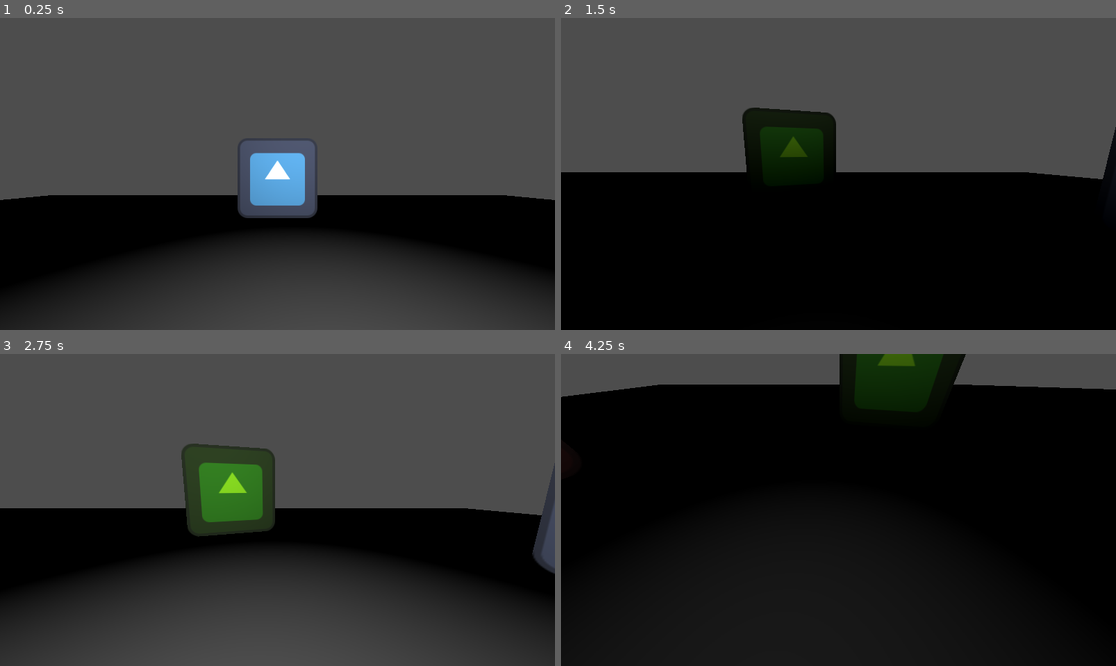
Above: before the commit, frames 1-4 (two rows, left to right).
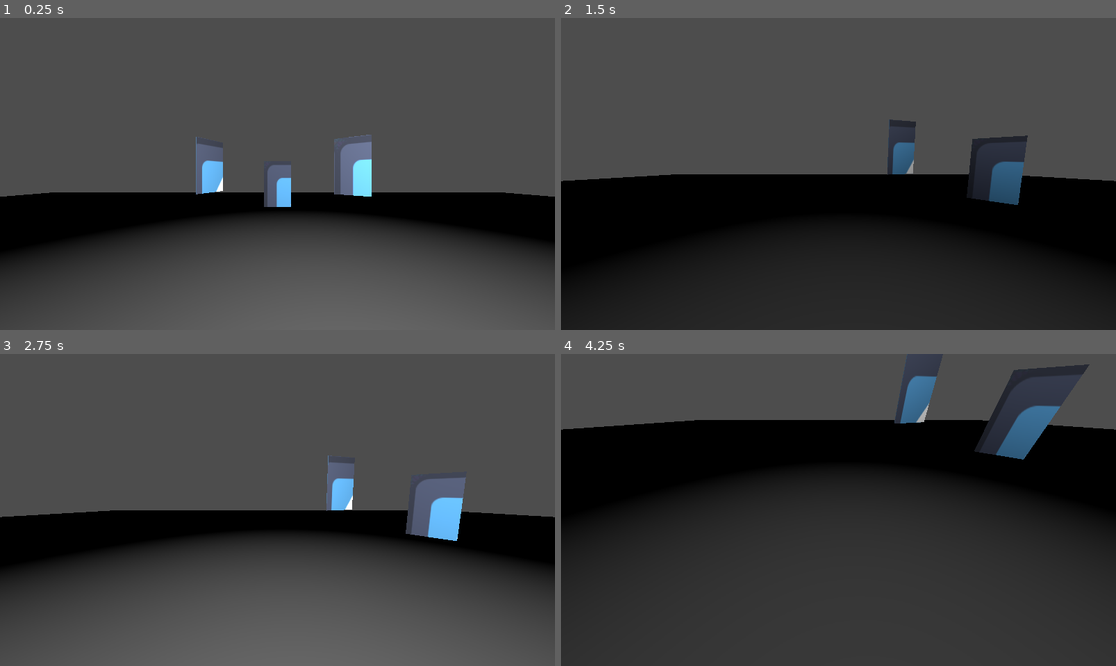
Above: after the commit, the same moments.

Repository: ISAKUTOKI/Project-3
Game: Godot game, scene res://scenes/main_scene.tscn
The game is run twice, just before and just after one commit, with the same random seed, the same clock (stepped at 60 frames per second) and the same inputs. Before the commit the project has no main scene; this scene is started directly in both runs. The engine's default icon, where the game draws it, is replaced by a stand-in: a white triangle on a blue panel in a dark square.
Inputs (mouse positions are in pixels of both pictures, inside the frame that each line leads up to):
- Up to frame 1 (0.25 s): no input
- Up to frame 2 (1.5 s): move the mouse to (960, 158) at 0.52 s; hold Alt (change_mouse_visiable, bound only before the commit) 0.53-1.28 s; click (960, 158) at 0.8 s; move the mouse to (810, 174) at 1.27 s; click (810, 174) at 1.35 s
- Up to frame 3 (2.75 s): tap Alt (change_mouse_visiable, bound only before the commit) at 1.55 s; move the mouse to (333, 441) at 2.02 s; hold Alt (change_mouse_visiable, bound only before the commit) from 2.03 s (still down); click (333, 441) at 2.3 s
- Up to frame 4 (4.25 s): move the mouse to (832, 516) at 2.77 s; release Alt (change_mouse_visiable, bound only before the commit) at 2.78 s; click (832, 516) at 2.85 s; tap Alt (change_mouse_visiable, bound only before the commit) at 3.05 s; move the mouse to (1005, 556) at 3.52 s; tap F at 3.6 s; click (1005, 556) at 3.8 s; right-click (1005, 556) at 4.15 s

The runs differ from the first frame. In frame 1, 37% of the frame differs, in the area x 0-100%, y 37-100%; in frame 2, 28%; in frame 3, 41%; in frame 4, 68%, in the area x 0-100%, y 0-100%.

Commit message:
2025/06/17
搭建大致框架

Diff:
--- a/PlantSomeFlowers/project.godot
+++ b/PlantSomeFlowers/project.godot
@@ -11,6 +11,7 @@
 [application]
 
 config/name="PlantSomeFlowers"
+run/main_scene="res://scenes/main_scene.tscn"
 config/features=PackedStringArray("4.3", "Mobile")
 config/icon="res://icon.svg"
 
@@ -29,11 +30,26 @@
 
 [input]
 
-change_mouse_visiable={
+change_camera_rotatable={
 "deadzone": 0.5,
 "events": [Object(InputEventKey,"resource_local_to_scene":false,"resource_name":"","device":-1,"window_id":0,"alt_press …(195 unchanged characters)…
 ]
 }
+click={
+"deadzone": 0.5,
+"events": [Object(InputEventMouseButton,"resource_local_to_scene":false,"resource_name":"","device":-1,"window_id":0,"alt_pressed":false,"shift_pressed":false,"ctrl_pressed":false,"meta_pressed":false,"button_mask":0,"position":Vector2(0, 0),"global_position":Vector2(0, 0),"factor":1.0,"button_index":1,"canceled":false,"pressed":false,"double_click":false,"script":null)
+]
+}
+cancel={
+"deadzone": 0.5,
+"events": [Object(InputEventMouseButton,"resource_local_to_scene":false,"resource_name":"","device":-1,"window_id":0,"alt_pressed":false,"shift_pressed":false,"ctrl_pressed":false,"meta_pressed":false,"button_mask":0,"position":Vector2(0, 0),"global_position":Vector2(0, 0),"factor":1.0,"button_index":2,"canceled":false,"pressed":false,"double_click":false,"script":null)
+]
+}
+
+[layer_names]
+
+3d_render/layer_1="ground"
+3d_render/layer_2="card"
 
 [rendering]
 
--- /dev/null
+++ b/PlantSomeFlowers/scenes/card.tscn
@@ -0,0 +1,40 @@
+[gd_scene load_steps=9 format=3 uid="uid://crwsqfckfxrt5"]
+
+[ext_resource type="Script" path="res://scripts/card.gd" id="1_csq2x"]
+[ext_resource type="Shader" path="res://shaders/model_based_outline.gdshader" id="2_83ukw"]
+[ext_resource type="Texture2D" uid="uid://cv2a6bweh3sas" path="res://icon.svg" id="2_yk8gg"]
+[ext_resource type="Script" path="res://scripts/outline_highlighter.gd" id="4_m77ar"]
+
+[sub_resource type="ShaderMaterial" id="ShaderMaterial_t0q1n"]
+render_priority = 0
+shader = ExtResource("2_83ukw")
+shader_parameter/color = Color(1, 1, 1, 1)
+shader_parameter/thickness = 1.05
+
+[sub_resource type="StandardMaterial3D" id="StandardMaterial3D_ne5ma"]
+next_pass = SubResource("ShaderMaterial_t0q1n")
+albedo_texture = ExtResource("2_yk8gg")
+heightmap_enabled = true
+heightmap_scale = 16.0
+
+[sub_resource type="BoxMesh" id="BoxMesh_8w5yy"]
+material = SubResource("StandardMaterial3D_ne5ma")
+size = Vector3(0.5, 0.85, 0.01)
+
+[sub_resource type="BoxShape3D" id="BoxShape3D_8d1w4"]
+size = Vector3(0.5, 0.85, 0.01)
+
+[node name="Card" type="StaticBody3D"]
+collision_layer = 2
+collision_mask = 0
+script = ExtResource("1_csq2x")
+
+[node name="View" type="MeshInstance3D" parent="."]
+layers = 2
+mesh = SubResource("BoxMesh_8w5yy")
+
+[node name="Collider" type="CollisionShape3D" parent="."]
+shape = SubResource("BoxShape3D_8d1w4")
+
+[node name="OutlineHighlighter" type="Node" parent="."]
+script = ExtResource("4_m77ar")
--- /dev/null
+++ b/PlantSomeFlowers/scenes/main_camera.tscn
@@ -0,0 +1,18 @@
+[gd_scene load_steps=4 format=3 uid="uid://d264myuaqqn1e"]
+
+[ext_resource type="Script" path="res://scripts/main_camera.gd" id="1_4n7yu"]
+[ext_resource type="Script" path="res://scripts/camera_ray_cast.gd" id="2_3yjb3"]
+[ext_resource type="Script" path="res://scripts/click_card.gd" id="3_sec2l"]
+
+[node name="MainCamera" type="Camera3D"]
+script = ExtResource("1_4n7yu")
+
+[node name="RayCast" type="RayCast3D" parent="."]
+target_position = Vector3(0, 0, 0)
+collision_mask = 2
+debug_shape_custom_color = Color(1, 1, 1, 1)
+debug_shape_thickness = 1
+script = ExtResource("2_3yjb3")
+
+[node name="DragAndDrop" type="Node" parent="."]
+script = ExtResource("3_sec2l")
--- a/PlantSomeFlowers/scenes/main_scene.tscn
+++ b/PlantSomeFlowers/scenes/main_scene.tscn
@@ -1,7 +1,7 @@
 [gd_scene load_steps=9 format=3 uid="uid://dacqyvouwyfoi"]
 
-[ext_resource type="Script" path="res://scripts/main_camera.gd" id="1_6t1ee"]
-[ext_resource type="Texture2D" uid="uid://cv2a6bweh3sas" path="res://icon.svg" id="1_gjgue"]
+[ext_resource type="PackedScene" uid="uid://d264myuaqqn1e" path="res://scenes/main_camera.tscn" id="1_twdig"]
+[ext_resource type="PackedScene" uid="uid://crwsqfckfxrt5" path="res://scenes/card.tscn" id="2_53evp"]
 
 [sub_resource type="Animation" id="Animation_3jwau"]
 length = 0.001
@@ -44,22 +44,19 @@
 
 [sub_resource type="BoxMesh" id="BoxMesh_x1680"]
 
-[sub_resource type="BoxShape3D" id="BoxShape3D_4qv2y"]
-size = Vector3(1, 1, 0.0621948)
+[sub_resource type="ConcavePolygonShape3D" id="ConcavePolygonShape3D_tk8uc"]
+data = PackedVector3Array(-0.5, 0.5, 0.5, 0.5, 0.5, 0.5, -0.5, -0.5, 0.5, 0.5, 0.5, 0.5, 0.5, -0.5, 0.5, -0.5, -0.5, 0.5, 0.5, 0.5, -0.5, -0.5, 0.5, -0.5, 0.5, -0.5, -0.5, -0.5, 0.5, -0.5, -0.5, -0.5, -0.5, 0.5, -0.5, -0.5, 0.5, 0.5, 0.5, 0.5, 0.5, -0.5, 0.5, -0.5, 0.5, 0.5, 0.5, -0.5, 0.5, -0.5, -0.5, 0.5, -0.5, 0.5, -0.5, 0.5, -0.5, -0.5, 0.5, 0.5, -0.5, -0.5, -0.5, -0.5, 0.5, 0.5, -0.5, -0.5, 0.5, -0.5, -0.5, -0.5, 0.5, 0.5, 0.5, -0.5, 0.5, 0.5, 0.5, 0.5, -0.5, -0.5, 0.5, 0.5, -0.5, 0.5, -0.5, 0.5, 0.5, -0.5, -0.5, -0.5, 0.5, 0.5, -0.5, 0.5, -0.5, -0.5, -0.5, 0.5, -0.5, 0.5, 0.5, -0.5, -0.5, -0.5, -0.5, -0.5)
 
 [node name="Node3D" type="Node3D"]
 
-[node name="Camera3D" type="Camera3D" parent="."]
-transform = Transform3D(1, 0, 0, 0, 1, 0, 0, 0, 1, 0, 1, 0)
-fov = 90.0
-far = 10.0
-script = ExtResource("1_6t1ee")
+[node name="MainCamera" parent="." instance=ExtResource("1_twdig")]
+transform = Transform3D(1, 0, 0, 0, 1, 0, 0, 0, 1, 0, 0.832398, 0)
 
 [node name="OmniLight3D" type="OmniLight3D" parent="."]
 transform = Transform3D(1, 0, 0, 0, 1, 0, 0, 0, 1, 0.413652, 1.38549, 0.251857)
 light_energy = 16.0
-omni_range = 5.028
-omni_attenuation = 2.0
+omni_range = 6.0
+omni_attenuation = 1.5
 omni_shadow_mode = 0
 
 [node name="AnimationPlayer" type="AnimationPlayer" parent="OmniLight3D"]
@@ -68,39 +65,21 @@
 }
 autoplay = "new_animation"
 
-[node name="MeshInstance3D" type="MeshInstance3D" parent="."]
+[node name="Ground" type="MeshInstance3D" parent="."]
 transform = Transform3D(28.7412, 0, 0, 0, 1, 0, 0, 0, 28.7412, 0, -0.848543, 0)
 material_override = SubResource("StandardMaterial3D_tn45m")
 mesh = SubResource("BoxMesh_x1680")
 
-[node name="sprites" type="Node3D" parent="."]
-transform = Transform3D(1, 0, 0, 0, 1, 0, 0, 0, 1, 0, 0.934756, 0)
+[node name="StaticBody3D" type="StaticBody3D" parent="Ground"]
 
-[node name="red" type="Sprite3D" parent="sprites"]
-transform = Transform3D(1, 0, 0, 0, 1, 0, 0, 0, 1, 0, 0, 2.408)
-modulate = Color(1, 0.274849, 0.205123, 1)
-shaded = true
-texture = ExtResource("1_gjgue")
+[node name="CollisionShape3D" type="CollisionShape3D" parent="Ground/StaticBody3D"]
+shape = SubResource("ConcavePolygonShape3D_tk8uc")
 
-[node name="green" type="Sprite3D" parent="sprites"]
-transform = Transform3D(-4.37114e-08, 0, 1, 0, 1, 0, -1, 0, -4.37114e-08, -2.408, 0, 0)
-modulate = Color(0.427055, 0.706851, 1.73271e-06, 1)
-shaded = true
-texture = ExtResource("1_gjgue")
+[node name="Card" parent="." instance=ExtResource("2_53evp")]
+transform = Transform3D(0.8301, 0, -0.557615, 0, 1, 0, 0.557615, 0, 0.8301, 1.07954, 0.946809, -2.26708)
 
-[node name="blue" type="Sprite3D" parent="sprites"]
-transform = Transform3D(-4.37114e-08, 0, 1, 0, 1, 0, -1, 0, -4.37114e-08, 2.408, 0, 0)
-modulate = Color(0.363892, 0.59676, 1, 1)
-shaded = true
-texture = ExtResource("1_gjgue")
+[node name="Card2" parent="." instance=ExtResource("2_53evp")]
+transform = Transform3D(0.459967, 0, 0.887936, 0, 1, 0, -0.887936, 0, 0.459967, -1.07968, 0.958618, -2.51827)
 
-[node name="Area3D" type="Area3D" parent="sprites"]
-transform = Transform3D(1, 0, 0, 0, 1, 0, 0, 0, 1, 0, 0, -2.5)
-
-[node name="white" type="Sprite3D" parent="sprites/Area3D"]
-shaded = true
-texture = ExtResource("1_gjgue")
-region_rect = Rect2(0, 0, 128, 128)
-
-[node name="CollisionShape3D" type="CollisionShape3D" parent="sprites/Area3D"]
-shape = SubResource("BoxShape3D_4qv2y")
+[node name="Card3" parent="." instance=ExtResource("2_53evp")]
+transform = Transform3D(1, 0, 0, 0, 1, 0, 0, 0, 1, 0, 0.644955, -2.9255)
--- /dev/null
+++ b/PlantSomeFlowers/scripts/camera_ray_cast.gd
@@ -0,0 +1,36 @@
+extends RayCast3D
+
+# 射线检测距离
+var ray_length = 1000.0
+@onready var camera: Camera3D = $".."
+
+
+func _input(event):
+	if event is InputEventMouseMotion:
+		_update_ray_check()
+		_get_collider()
+
+
+func _update_ray_check():
+	# 更新射线方向（从摄像机发射到鼠标位置）
+	var mouse_pos = get_viewport().get_mouse_position()
+	var ray_origin = camera.project_ray_origin(mouse_pos)
+	var ray_end = ray_origin + camera.project_ray_normal(mouse_pos) * ray_length
+	target_position = to_local(ray_end)
+
+
+var target = null
+
+
+func _get_collider():
+	#print("无碰撞")
+	if is_colliding():
+		target = get_collider()
+		#var target_point = get_collision_point()
+		#var target_normal = get_collision_normal()
+		#print("选中物体：", target.name)
+		#print("碰撞点：", target_point)
+		#print("法线方向：", target_normal)
+	else:
+		target = null
+		#print(str(target))
--- /dev/null
+++ b/PlantSomeFlowers/scripts/card.gd
@@ -0,0 +1,52 @@
+extends StaticBody3D
+class_name Card
+
+@onready var view: MeshInstance3D = $View
+@onready var collider: CollisionShape3D = $Collider
+@onready var outline: Node = $OutlineHighlighter
+var mouse_is_on_self: bool = false
+
+
+func _ready() -> void:
+	hide_outline()
+
+
+func _process(_delta: float) -> void:
+	_set_mouse_is_on_self_value()
+
+
+func _physics_process(delta: float) -> void:
+	_dragging(delta)
+
+
+func show_outline():
+	outline.show()
+
+func hide_outline():
+	outline.hide()
+
+func _set_mouse_is_on_self_value(value: bool = false):
+	mouse_is_on_self = value
+
+
+#region 捡起与放下以及使用相关的逻辑
+func drag_card():
+	print(str(self.name), "被捡起来了")
+	collider.disabled = true
+	pass
+
+
+func _dragging(_delta):
+	pass
+
+
+func drop_card():
+	print(str(self.name), "被放下了")
+	collider.disabled = false
+
+
+func use_card():
+	pass
+#endregion
+
+# TODO 处理抓起与放下的逻辑
--- /dev/null
+++ b/PlantSomeFlowers/scripts/click_card.gd
@@ -0,0 +1,17 @@
+extends Node
+
+@onready var ray_cast: RayCast3D = $"../RayCast"
+var is_dragging: bool = false
+
+
+func _pick_up_card():
+	if ray_cast.target is Card and Input.is_action_just_pressed("click"):
+		ray_cast.target.drag_card()
+
+
+func _drop_card():
+	if is_dragging:
+		if Input.is_action_just_released("click") and not ray_cast.target == Flower:
+			ray_cast.target.drop_card()
+		elif Input.is_action_just_pressed("cancel"):
+			ray_cast.target.drop_card()
--- /dev/null
+++ b/PlantSomeFlowers/scripts/flower.gd
@@ -0,0 +1,2 @@
+extends Node
+class_name Flower
--- a/PlantSomeFlowers/scripts/main_camera.gd
+++ b/PlantSomeFlowers/scripts/main_camera.gd
@@ -1,79 +1,76 @@
 extends Camera3D
 
-@export var sensitivity: int = 50  # 鼠标灵敏度
-var rotation_speed = sensitivity * 0.00005  # 鼠标速度
+@export_group("相机基础属性")
+@export var camera_sensitivity: int = 40  # 相机灵敏度
+@export var camera_fov: int = 90
+@export var camera_far: float = 10
+var rotation_speed = camera_sensitivity * 0.00005  # 相机旋转速度
 var can_rotate_camera: bool = false
-var viewport_size: Vector2
 
-@export var camera_shake_strength: float = 10  # 镜头晃动强度
-var can_shake_camera: bool = true
+@export_group("相机角度钳制")
+@export var camera_angle_limit_x: float = 45  # 上下角度限制(度数)
+@export var camera_angle_limit_y: float = 45  # 左右角度限制(度数)
+
+@onready var ray_cast: RayCast3D = $RayCast
+@onready var drag_and_drop: Node = $DragAndDrop
 
 
 func _ready():
-	viewport_size = get_viewport().size
-	get_viewport().connect("size_changed", Callable(self, "_on_viewport_size_changed"))
-
 	_intialize_camera()
 
 
-func _process(_delta: float) -> void:
-	_shake_camera()
-
-
 func _intialize_camera():
-	self.fov = 90
-	self.far = 10
-
-
-# 当窗口大小变化时
-func _on_viewport_size_changed():
-	viewport_size = get_viewport().size
+	self.fov = camera_fov
+	self.far = camera_far
+	ray_cast.enabled = true
 
 
 func _input(event):
-	# 切换鼠标可见性和摄像机旋转状态
-	if event.is_action_pressed("change_mouse_visiable"):
+	if event.is_action_pressed("change_camera_rotatable"):
 		can_rotate_camera = !can_rotate_camera
-		Input.set_mouse_mode(Input.MOUSE_MODE_CAPTURED if can_rotate_camera else Input.MOUSE_MODE_VISIBLE)
+		#Input.set_mouse_mode(Input.MOUSE_MODE_CAPTURED if can_rotate_camera else Input.MOUSE_MODE_VISIBLE)
+	if can_rotate_camera and event is InputEventMouseMotion:
+		# 先应用旋转
+		_rotate_world_y(event)
+		_rotate_local_x(event)
+		_clamp_rotation()
+		_check_target()
 
-	# 只在可以旋转摄像机时处理鼠标移动
-	if can_rotate_camera and event is InputEventMouseMotion:
-		# 旋转摄像机
-		rotate_y(event.relative.x * -rotation_speed)
-		rotate_object_local(Vector3(1, 0, 0), event.relative.y * -rotation_speed)
-
-		# 检查鼠标是否接近窗口边缘
-		var mouse_pos = get_viewport().get_mouse_position()
-		var edge_threshold = 50  # 离边缘50像素时重置鼠标位置
-
-		# 是否需要重置鼠标位置
-		var need_warp = false
-		var new_mouse_pos = mouse_pos
-
-		# 检查各边缘
-		if mouse_pos.x <= edge_threshold:
-			new_mouse_pos.x = viewport_size.x - edge_threshold - 10
-			need_warp = true
-		elif mouse_pos.x >= viewport_size.x - edge_threshold:
-			new_mouse_pos.x = edge_threshold + 10
-			need_warp = true
-
-		if mouse_pos.y <= edge_threshold:
-			new_mouse_pos.y = viewport_size.y - edge_threshold - 10
-			need_warp = true
-		elif mouse_pos.y >= viewport_size.y - edge_threshold:
-			new_mouse_pos.y = edge_threshold + 10
-			need_warp = true
-
-		# 如果需要重置鼠标位置
-		if need_warp:
-			get_viewport().warp_mouse(new_mouse_pos)
+#region 相机的旋转逻辑
+# 沿世界y轴左右旋转
+func _rotate_world_y(event):
+	rotate_y(event.relative.x * -rotation_speed)
 
 
-func _shake_camera():
-	if can_shake_camera:
-		print("当前可以摇晃摄像头")
-	else:
-		print("不准晃")
+# 沿本地x轴上下旋转
+func _rotate_local_x(event):
+	rotate_object_local(Vector3(1, 0, 0), event.relative.y * -rotation_speed)
 
-# TODO 做个镜头自然晃动效果，当正在移动摄像头的时候不进行摇晃，当静置1秒后进行摇晃，不考虑时候可以旋转摄像头
+
+# 钳制旋转
+func _clamp_rotation():
+	var current_rotation_deg = rotation_degrees
+	# 钳制X轴旋转
+	current_rotation_deg.x = clamp(current_rotation_deg.x, -camera_angle_limit_x, camera_angle_limit_x)
+	# 钳制Y轴旋转
+	current_rotation_deg.y = clamp(current_rotation_deg.y, -camera_angle_limit_y, camera_angle_limit_y)
+	# 限制z轴保证相机稳定
+	current_rotation_deg.z = 0
+	# 应用钳制后的旋转
+	rotation_degrees = current_rotation_deg
+
+
+#endregion
+
+
+func _check_target():
+	if ray_cast.target:
+		if ray_cast.target is Card:
+			print("当前目标卡牌是", str(ray_cast.target))
+			ray_cast.target._set_mouse_is_on_self_value(true)
+		elif ray_cast.target is Flower:
+			print("当前目标花是", str(ray_cast.target))
+			pass
+
+# TODO 修正当前物体判断的逻辑
+# TODO 搭建信号管线进行逻辑处理
--- /dev/null
+++ b/PlantSomeFlowers/scripts/outline_highlighter.gd
@@ -0,0 +1,27 @@
+extends Node
+
+@onready var target: MeshInstance3D = $"../View"
+@export_color_no_alpha var color: Color = Color(1, 1, 1, 1)
+@export_range(1.0, 1.5) var thickness: float = 1.03
+
+var material: ShaderMaterial
+
+
+func _ready() -> void:
+	material = target.get_active_material(0).next_pass
+	_initialize()
+
+
+func _initialize():
+	if not material:
+		return
+	material.set_shader_parameter("color", color)
+	material.set_shader_parameter("thickness", thickness)
+
+
+func show():
+	material.set_shader_parameter("color", color)
+
+
+func hide():
+	material.set_shader_parameter("color", Color(1, 1, 1, 0))
--- /dev/null
+++ b/PlantSomeFlowers/shaders/model_based_outline.gdshader
@@ -0,0 +1,14 @@
+shader_type spatial;
+render_mode blend_mix, cull_front, unshaded;
+
+uniform vec4 color : source_color = vec4(1,1,1,1);
+uniform float thickness : hint_range(1.0, 2.0) = 1.05;
+
+void vertex() {
+	VERTEX *= thickness;
+}
+
+void fragment() {
+	ALBEDO = color.rgb;
+	ALPHA = color.a;
+}
--- a/PlantSomeFlowers/shaders/model_outline_highlighter.gdshader
+++ /dev/null
@@ -1,14 +0,0 @@
-shader_type spatial;
-
-void vertex() {
-	// Called for every vertex the material is visible on.
-}
-
-void fragment() {
-	// Called for every pixel the material is visible on.
-}
-
-//void light() {
-	// Called for every pixel for every light affecting the material.
-	// Uncomment to replace the default light processing function with this one.
-//}
--- a/PlantSomeFlowers/shaders/sprite_outline_highlight.gdshader
+++ /dev/null
@@ -1,39 +0,0 @@
-shader_type spatial;
-render_mode unshaded, depth_draw_opaque;
-
-uniform vec4 outline_color : source_color = vec4(1.0, 0.8, 0.0, 1.0);
-uniform float outline_width : hint_range(0.0, 0.1) = 0.01;
-uniform sampler2D albedo_texture : source_color;
-
-void fragment() {
-    // 获取纹理尺寸
-    vec2 tex_size = vec2(textureSize(albedo_texture, 0));
-    vec2 pixel_size = 1.0 / tex_size;
-
-    // 计算描边偏移量
-    vec2 offsets[8] = vec2[](
-        vec2(-1, -1), vec2(0, -1), vec2(1, -1),
-        vec2(-1,  0),              vec2(1,  0),
-        vec2(-1,  1), vec2(0,  1), vec2(1,  1)
-    );
-
-    // 当前像素的透明度
-    float alpha = texture(albedo_texture, UV).a;
-
-    // 检查周围像素
-    float outline_alpha = 0.0;
-    for(int i = 0; i < 8; i++) {
-        vec2 offset = offsets[i] * pixel_size * outline_width * 10.0;
-        outline_alpha += texture(albedo_texture, UV + offset).a;
-    }
-
-    // 如果当前像素透明但周围不透明，则绘制描边
-    if(alpha < 0.5 && outline_alpha > 0.1) {
-        ALBEDO = outline_color.rgb;
-        ALPHA = outline_color.a;
-    } else {
-        vec4 tex_color = texture(albedo_texture, UV);
-        ALBEDO = tex_color.rgb;
-        ALPHA = tex_color.a;
-    }
-}
--- a/PlantSomeFlowers/shaders/test_sprite_outline.tres
+++ /dev/null
@@ -1,9 +0,0 @@
-[gd_resource type="ShaderMaterial" load_steps=2 format=3 uid="uid://cap0irjn7yqjy"]
-
-[ext_resource type="Shader" path="res://shaders/sprite_outline_highlight.gdshader" id="1_i53rr"]
-
-[resource]
-render_priority = 0
-shader = ExtResource("1_i53rr")
-shader_parameter/outline_color = Color(1, 0.8, 0, 1)
-shader_parameter/outline_width = 0.01
Not shown, added: PlantSomeFlowers/scenes/mai71B2.tmp
Not shown, added: PlantSomeFlowers/scenes/mai8770.tmp
Not shown, added: PlantSomeFlowers/scenes/maiAECA.tmp
